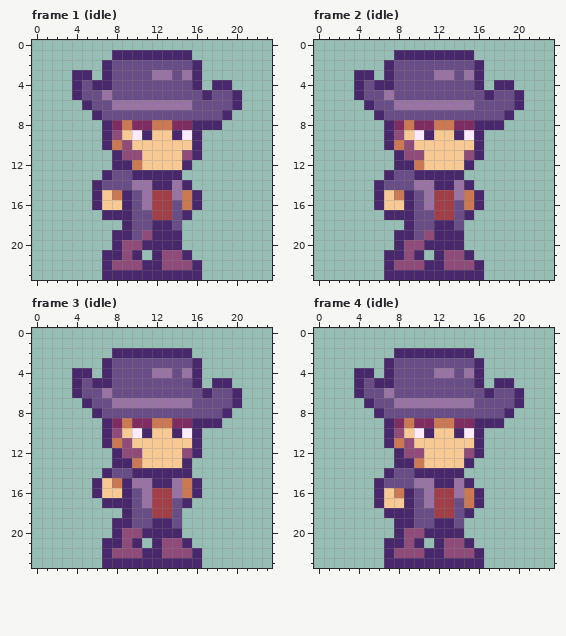
Pixel-art file: assets/heroes/slinger.aseprite. That is the earlier state.
24x24 pixels, 14 frames. Shown: frame 1 (idle), frame 2 (idle), frame 3 (idle), frame 4 (idle). The commit also changed other frames, which this record leaves out.
New version:
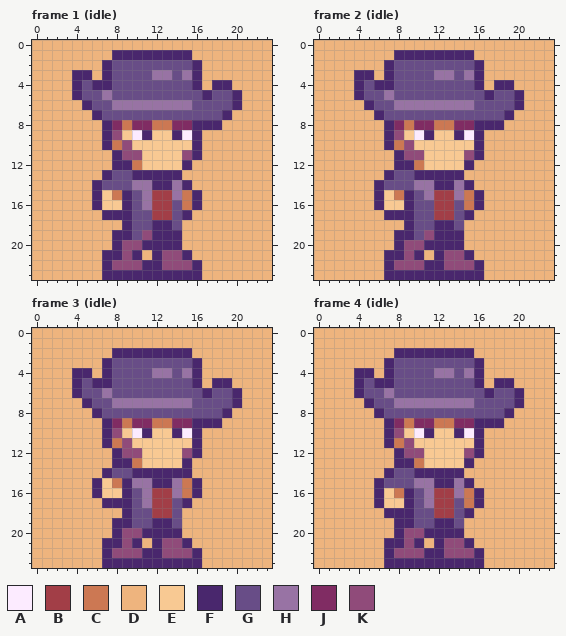
Palette (. is transparent): A #fcebff  B #a23e47  C #cc7853  D #eeb47e  E #f8c993  F #49276d  G #684d87  H #9873a4  J #802c63  K #904b7a
The exact change:
layer "Background" now shown
Changed rows in their new state; - is an unchanged pixel.
Frame 1 (idle), layer "Background":
first column x 0:
 0 DDDDDDDDDDDDDDDDDDDDDDDD
 1 DDDDDDDD--------DDDDDDDD
 2 DDDDDDD----------DDDDDDD
 3 DDDD--D----------DDDDDDD
 4 DDDD-------------D--DDDD
 5 DDDD-----------------DDD
 6 DDDDD----------------DDD
 7 DDDDDD--------------DDDD
 8 DDDDDDD------------DDDDD
 9 DDDDDDD----------DDDDDDD
10 DDDDDDD----------DDDDDDD
11 DDDDDDDD---------DDDDDDD
12 DDDDDDDD--------DDDDDDDD
13 DDDDDDD--------DDDDDDDDD
14 DDDDDD----------DDDDDDDD
15 DDDDDD-----------DDDDDDD
16 DDDDDD-----------DDDDDDD
17 DDDDDDD---------DDDDDDDD
18 DDDDDDDDD------DDDDDDDDD
19 DDDDDDDD-------DDDDDDDDD
20 DDDDDDDD-------DDDDDDDDD
21 DDDDDDD----D----DDDDDDDD
22 DDDDDDD----------DDDDDDD
23 DDDDDDD----------DDDDDDD
Frame 2 (idle), layers "char", "Background":
first column x 0:
 0 DDDDDDDDDDDDDDDDDDDDDDDD
 1 DDDDDDDD--------DDDDDDDD
 2 DDDDDDD----------DDDDDDD
 3 DDDD--D----------DDDDDDD
 4 DDDD-------------D--DDDD
 5 DDDD-----------------DDD
 6 DDDDD----------------DDD
 7 DDDDDD--------------DDDD
 8 DDDDDDD------------DDDDD
 9 DDDDDDD----------DDDDDDD
10 DDDDDDD----------DDDDDDD
11 DDDDDDDD---------DDDDDDD
12 DDDDDDDD--------DDDDDDDD
13 DDDDDDD--------DDDDDDDDD
14 DDDDDD----------DDDDDDDD
15 DDDDDD-----------DDDDDDD
16 DDDDDD-----G-----DDDDDDD
17 DDDDDDD---------DDDDDDDD
18 DDDDDDDDD------DDDDDDDDD
19 DDDDDDDD-------DDDDDDDDD
20 DDDDDDDD-------DDDDDDDDD
21 DDDDDDD----D----DDDDDDDD
22 DDDDDDD----------DDDDDDD
23 DDDDDDD----------DDDDDDD
Frame 3 (idle), layer "Background":
first column x 0:
 0 DDDDDDDDDDDDDDDDDDDDDDDD
 1 DDDDDDDDDDDDDDDDDDDDDDDD
 2 DDDDDDDD--------DDDDDDDD
 3 DDDDDDD----------DDDDDDD
 4 DDDD--D----------DDDDDDD
 5 DDDD-------------D--DDDD
 6 DDDD-----------------DDD
 7 DDDDD----------------DDD
 8 DDDDDD--------------DDDD
 9 DDDDDDD------------DDDDD
10 DDDDDDD----------DDDDDDD
11 DDDDDDD----------DDDDDDD
12 DDDDDDDD---------DDDDDDD
13 DDDDDDDD--------DDDDDDDD
14 DDDDDDD---------DDDDDDDD
15 DDDDDD-----------DDDDDDD
16 DDDDDD-----------DDDDDDD
17 DDDDDDD---------DDDDDDDD
18 DDDDDDDDD------DDDDDDDDD
19 DDDDDDDD-------DDDDDDDDD
20 DDDDDDDD-------DDDDDDDDD
21 DDDDDDD----D----DDDDDDDD
22 DDDDDDD----------DDDDDDD
23 DDDDDDD----------DDDDDDD
Frame 4 (idle), layer "Background":
first column x 0:
 0 DDDDDDDDDDDDDDDDDDDDDDDD
 1 DDDDDDDDDDDDDDDDDDDDDDDD
 2 DDDDDDDD--------DDDDDDDD
 3 DDDDDDD----------DDDDDDD
 4 DDDD--D----------DDDDDDD
 5 DDDD-------------D--DDDD
 6 DDDD-----------------DDD
 7 DDDDD----------------DDD
 8 DDDDDD--------------DDDD
 9 DDDDDDD------------DDDDD
10 DDDDDDD----------DDDDDDD
11 DDDDDDD----------DDDDDDD
12 DDDDDDDD---------DDDDDDD
13 DDDDDDDD--------DDDDDDDD
14 DDDDDDD--------DDDDDDDDD
15 DDDDDD----------DDDDDDDD
16 DDDDDD-----------DDDDDDD
17 DDDDDD-----------DDDDDDD
18 DDDDDDD---------DDDDDDDD
19 DDDDDDDD-------DDDDDDDDD
20 DDDDDDDD-------DDDDDDDDD
21 DDDDDDD----D----DDDDDDDD
22 DDDDDDD----------DDDDDDD
23 DDDDDDD----------DDDDDDD
Changed places in both pictures, as pixel boxes (x1, y1, x2, y2):
added: (32, 40, 272, 280)
changed: (314, 40, 554, 280)
added: (32, 328, 272, 568)
added: (314, 328, 554, 568)
